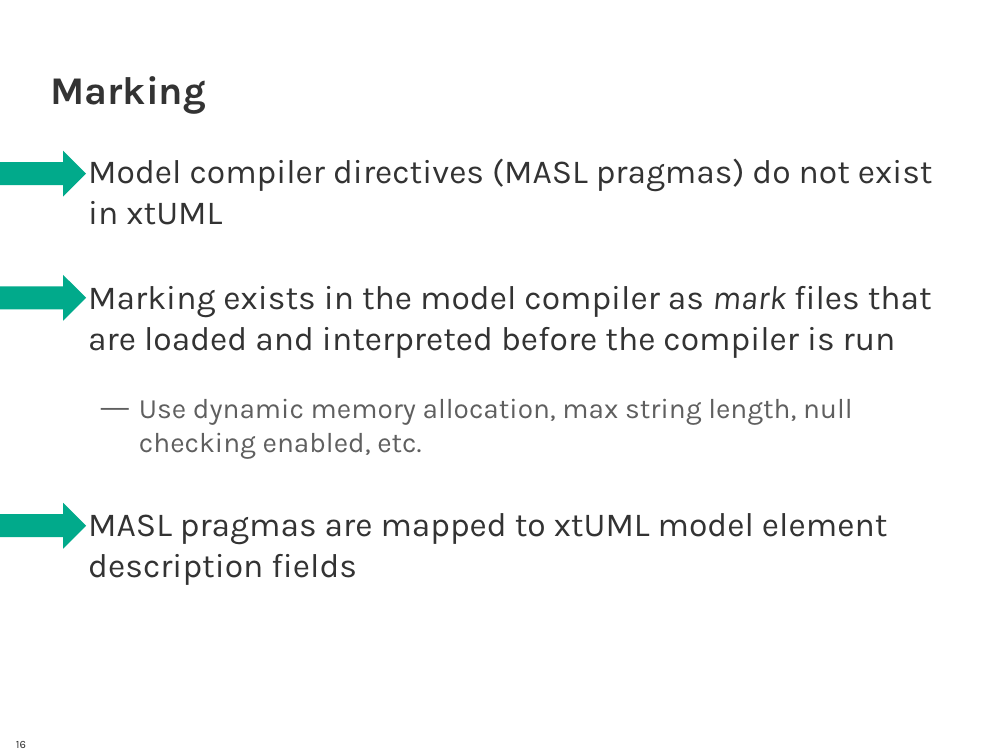
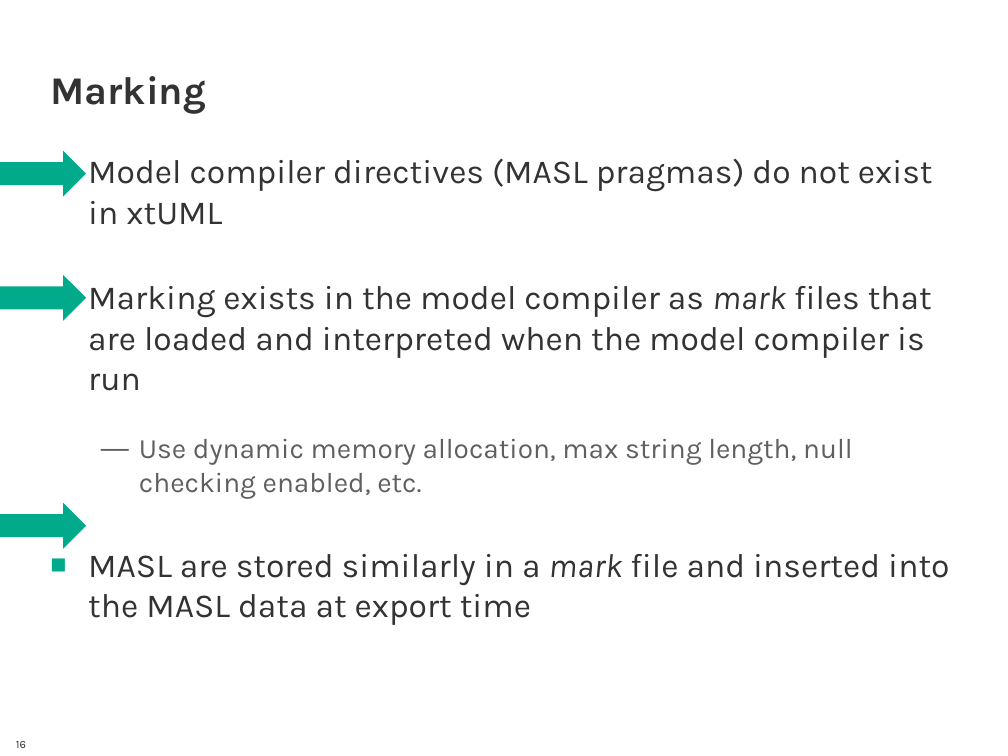
Before and after one commit to xtuml/models, a slide deck: slide 16 of raven/presentations/mapping.pptx. Drawn at 1008x756 pixels with LibreOffice and Linux fonts; fonts in the diff are those of the drawing; background and template pictures are left out. Boxes give left, top, right and bottom in pixels: in the first picture for what was removed or moved away, otherwise in the second. Text is boxed around its words. In the diff, an @@ line names an element or a change of style, - is before the commit and + after.

```diff
--- a/raven/presentations/mapping.pptx
+++ b/raven/presentations/mapping.pptx
@@ text at (x1=88, y1=286, x2=932, y2=391): text changed @@
-■ Marking exists in the model compiler as mark files that are loaded and interpreted before the compiler is run
+■ Marking exists in the model compiler as mark files that are loaded and interpreted when the model compiler is run
@@ text at (x1=88, y1=554, x2=949, y2=625): text changed @@
-■ MASL pragmas are mapped to xtUML model element description fields
+■ MASL are stored similarly in a mark file and inserted into the MASL data at export time
```
Also in this commit, not shown: 1 other slide changed, 1 slide removed.
